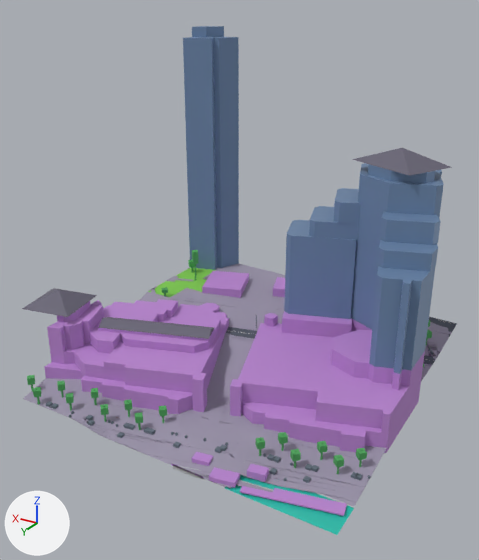
The glTF model public/maps/melbourne/chunks/4_-14.glb: old version first, new version second.
One viewpoint serves both versions: a 50 mm camera at (426.0, 1818.0, 134.0) aimed at (537.0, 1632.0, 41.0). Every picture has the same lights, and +X, +Y and +Z are marked at lower left. The first picture is the older version. Where no turn or scale is listed for an object, it has been applied to the vertices. Vertices at exactly the same position are counted once.

In view in the first picture: 'compiled-chunk'.
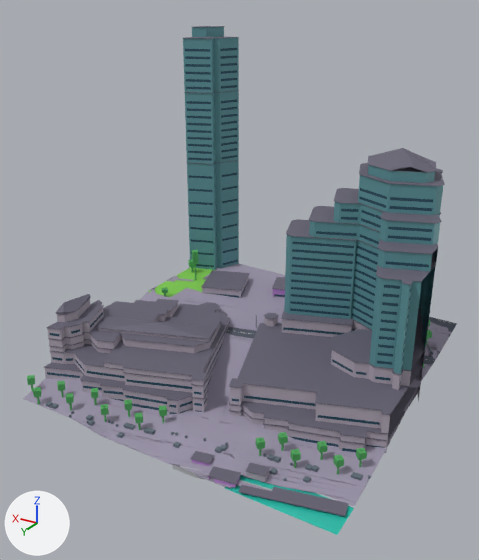
Where the newer file only moved an object's origin or applied its transform, the numbers keep the older frame.

The change in detail:
Material 'window' (mat_window) is new.
Its base color is (0.035, 0.105, 0.16) (dark blue #355b6f).
Its metallic is 0.38.
Its roughness is 0.24.
Material 'skyscraper-teal' (mat_skyscraper_teal) is new.
Its base color is (0.12, 0.32, 0.35) (cyan #6199a0).
Its metallic is 0.2.
Its roughness is 0.44.
Material 'commercial-stone' (mat_commercial_stone) is new.
Its base color is (0.43, 0.38, 0.45) (grey #afa6b3).
Its roughness is 0.86.
me_mesh_0 is used by ob_compiled_chunk; location (542.7, 1626.6, 60.0).
me_mesh_0 had 5045 vertices, 8069 faces and spanned x -68.7..68.7, y -60.6..60.6, z -61.8..61.8.
me_mesh_0 now has 7248 vertices, 9161 faces and spans x -68.7..52.5, y -60.6..60.6, z -61.8..61.8.
me_mesh_0 part 1: 6 vertices moved within x -55.2..36.3, y -50.5..52.8, z -56.4..-45.9; 43 vertices removed from x -64.9..68.7, y -60.6..59.4, z -59.6..26.1; 2246 vertices added at x -68.7..51.3, y -60.6..59.4, z -59.6..61.8.
me_mesh_0 part 2: 573 faces spanning x -68.7..51.3, y -60.6..59.4, z -59.5..-32.0 switch from mat_commercial (purple #b985cf) to mat_commercial_stone (grey #afa6b3).
me_mesh_0 part 3: 216 faces spanning x -68.7..51.3, y -60.6..6.7, z -43.7..61.8 switch from mat_skyscraper (blue #718caf) to mat_skyscraper_teal (cyan #6199a0).
me_mesh_0 gains material mat_window (dark blue #355b6f).

Boxes (x1, y1, x2, y2) around the edits, measured in the pictures (479 x 560 px):
'compiled-chunk', reshaped
    before: (22, 26, 457, 535)
    after: (23, 26, 457, 535)
part 1 of me_mesh_0, reshaped
    before: (22, 148, 452, 480)
    after: (44, 26, 445, 516)
part 2 of me_mesh_0, recoloured (purple to grey)
    before: (44, 274, 411, 482)
    after: (44, 276, 421, 482)
part 3 of me_mesh_0, recoloured (blue to cyan)
    both: (183, 27, 443, 374)
